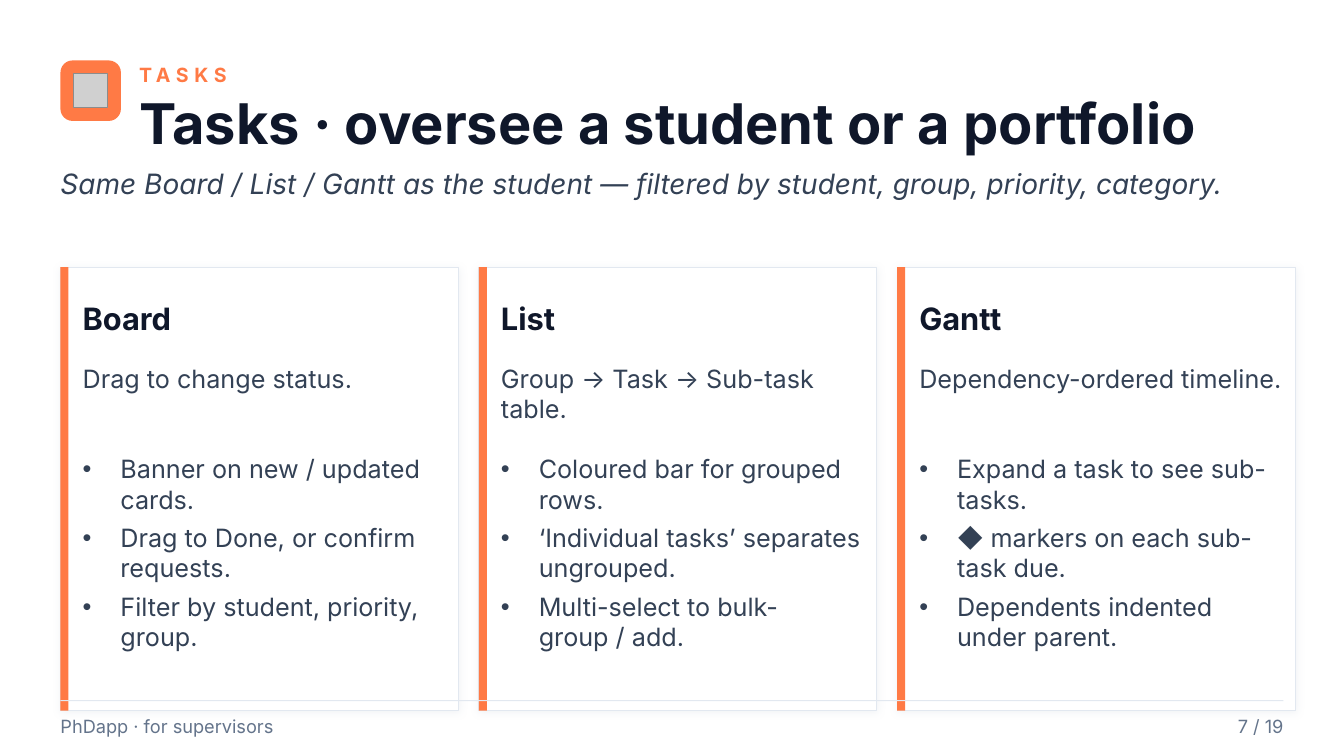
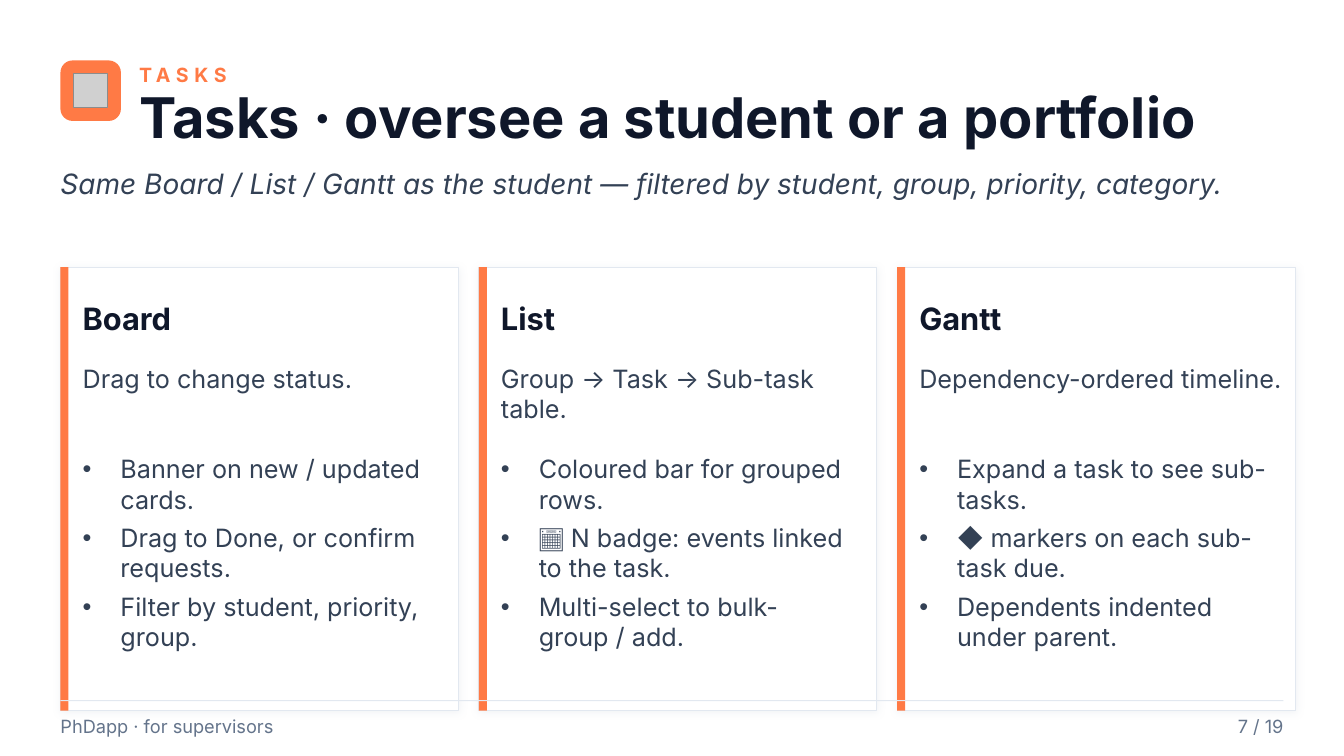
Before and after one commit to rafacastrocsic/phdapp, a slide deck: slide 7 of docs/PhDapp_Supervisor_Overview.pptx. Drawn at 1344x756 pixels with LibreOffice and Linux fonts; fonts in the diff are those of the drawing; grey boxes stand for pictures. Boxes give left, top, right and bottom in pixels: in the first picture for what was removed or moved away, otherwise in the second. Text is boxed around its words. In the diff, an @@ line names an element or a change of style, - is before the commit and + after.

```diff
--- a/docs/PhDapp_Supervisor_Overview.pptx
+++ b/docs/PhDapp_Supervisor_Overview.pptx
@@ text "Tasks · oversee a student ..." at [139, 95, 1195, 150]: vertical alignment middle to top @@
@@ text at [539, 528, 842, 578]: text changed @@
-• ‘Individual tasks’ separates ungrouped.
+• 📅 N badge: events linked to the task.
```
Also in this commit, not shown: 17 other slides changed, 9 other files.
